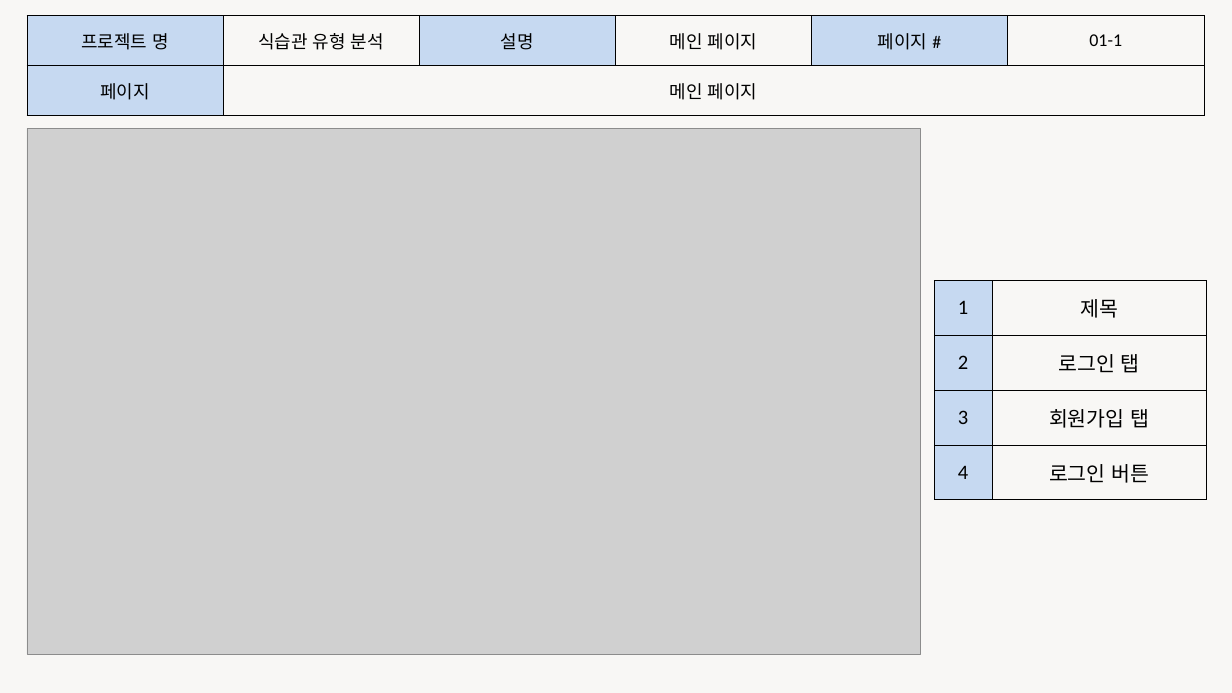
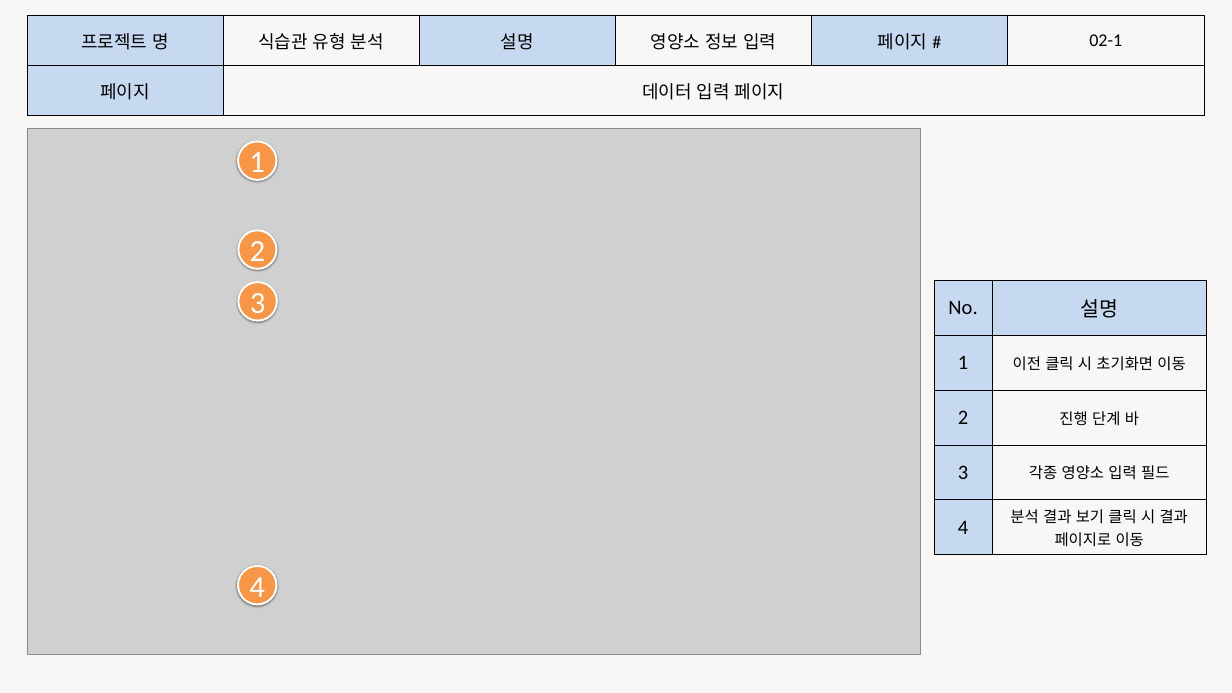
Before and after one commit to junsu8282/parkjunsu, a slide deck: slide 3 of 1차 프로젝트/3. 화면설계서_박준수.pptx. Drawn at 1232x693 pixels with LibreOffice and Linux fonts; fonts in the diff are those of the drawing; grey boxes stand for pictures. Boxes give left, top, right and bottom in pixels: in the first picture for what was removed or moved away, otherwise in the second. Text is boxed around its words. In the diff, an @@ line names an element or a change of style, - is before the commit and + after.

Commit message:
화면 설계서 완성

```diff
--- a/1차 프로젝트/3. 화면설계서_박준수.pptx
+++ b/1차 프로젝트/3. 화면설계서_박준수.pptx
@@ table at <box>27,15,1205,115</box> @@
-row 1, column 4: 메인 페이지
+row 1, column 4: 영양소 정보 입력
-row 1, column 6: 01-1
+row 1, column 6: 02-1
-row 2, column 2: 메인 페이지
+row 2, column 2: 데이터 입력 페이지
@@ ellipse added at <box>238,141,276,180</box>, fill #F79646, outline #FFFFFF 3 pt, 48 pt, text #FFFFFF @@
+1
@@ ellipse added at <box>238,230,276,268</box>, fill #F79646, outline #FFFFFF 3 pt, 48 pt, text #FFFFFF @@
+2
@@ ellipse added at <box>238,282,277,321</box>, fill #F79646, outline #FFFFFF 3 pt, 48 pt, text #FFFFFF @@
+3
@@ table removed at <box>934,280,1206,500</box>, 4 rows, 2 columns @@
-1 | 제목
-2 | 로그인 탭
-3 | 회원가입 탭
-4 | 로그인 버튼
@@ table added at <box>934,280,1206,555</box>, 5 rows, 2 columns @@
+No. | 설명
+1 | 이전 클릭 시 초기화면 이동
+2 | 진행 단계 바
+3 | 각종 영양소 입력 필드
+4 | 분석 결과 보기 클릭 시 결과 페이지로 이동
@@ ellipse added at <box>238,566,276,604</box>, fill #F79646, outline #FFFFFF 3 pt, 48 pt, text #FFFFFF @@
+4
```
Also in this commit, not shown: 4 other slides changed.
